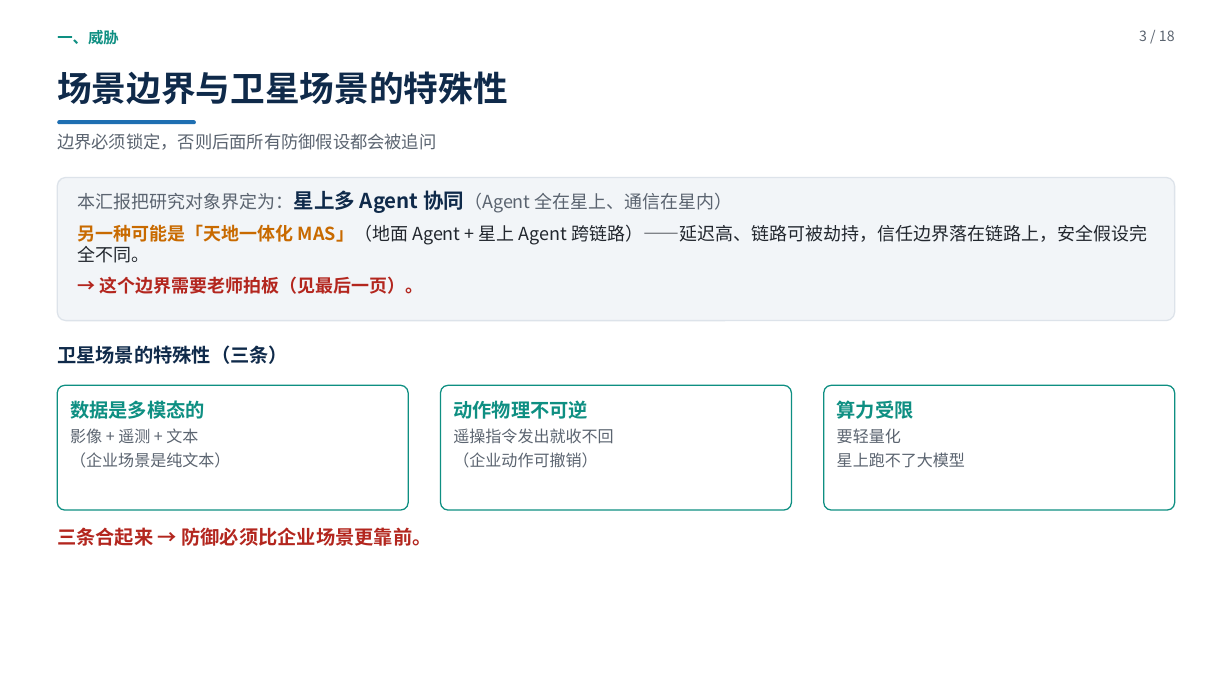
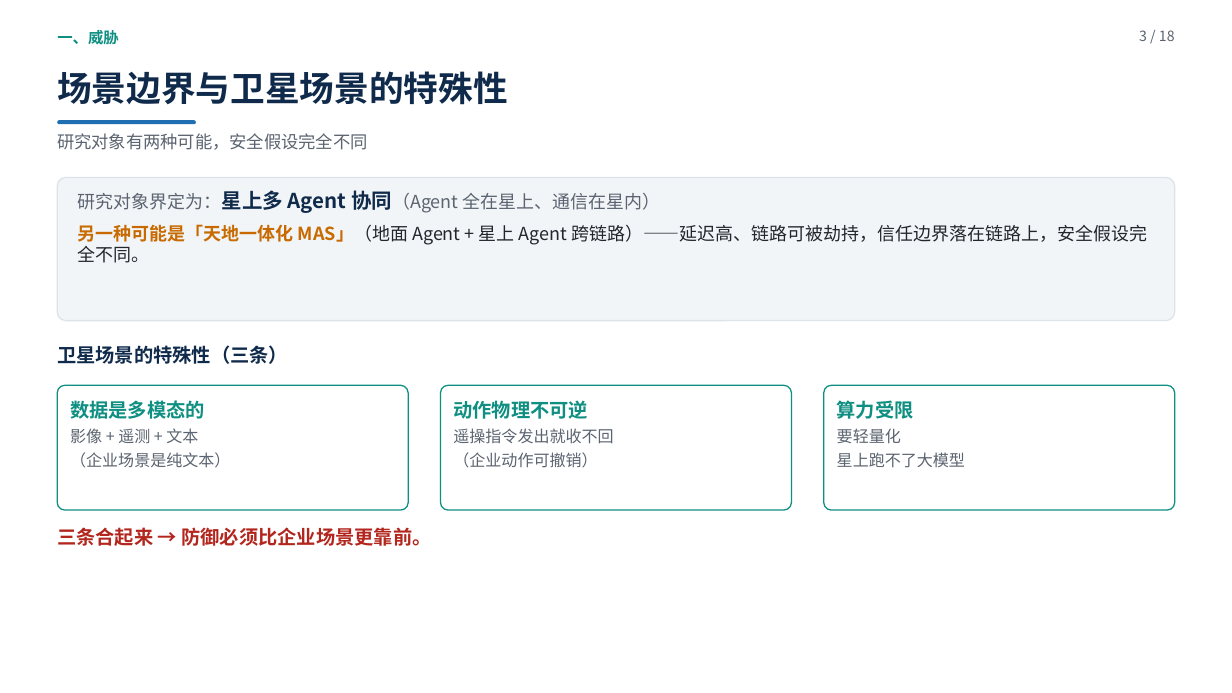
Before and after one commit to yiiiiiii1/multi-agent-remote-sensing, a slide deck: slide 3 of 阶段2-卫星多智能体防御/presentations/新方向调研汇报.pptx. Drawn at 1232x693 pixels with LibreOffice and Linux fonts; fonts in the diff are those of the drawing. Boxes give left, top, right and bottom in pixels: in the first picture for what was removed or moved away, otherwise in the second. Text is boxed around its words. In the diff, an @@ line names an element or a change of style, - is before the commit and + after.

```diff
--- a/阶段2-卫星多智能体防御/presentations/新方向调研汇报.pptx
+++ b/阶段2-卫星多智能体防御/presentations/新方向调研汇报.pptx
@@ text at <box>57,133,367,150</box>: text changed @@
-边界必须锁定，否则后面所有防御假设都会被追问
+研究对象有两种可能，安全假设完全不同
@@ text at <box>78,190,661,213</box>: text changed @@
-本汇报把研究对象界定为：星上多 Agent 协同（Agent 全在星上、通信在星内）
+研究对象界定为：星上多 Agent 协同（Agent 全在星上、通信在星内）
@@ text at <box>100,276,424,294</box>: paragraph removed @@
-→ 这个边界需要老师拍板（见最后一页）。
```
Also in this commit, not shown: 13 other slides changed, 2 other files.
